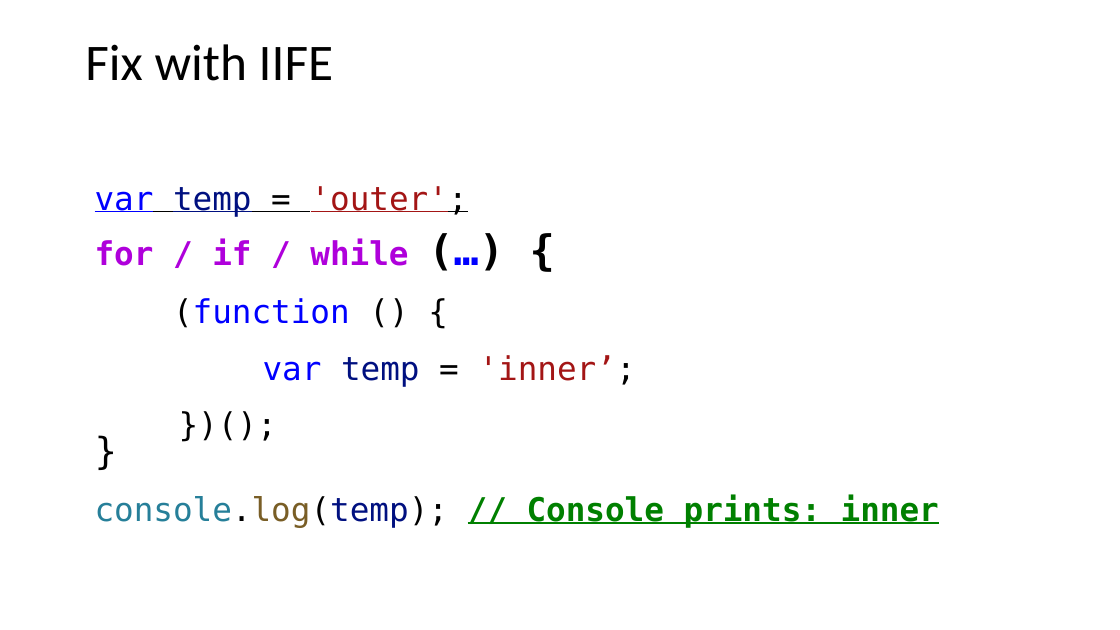
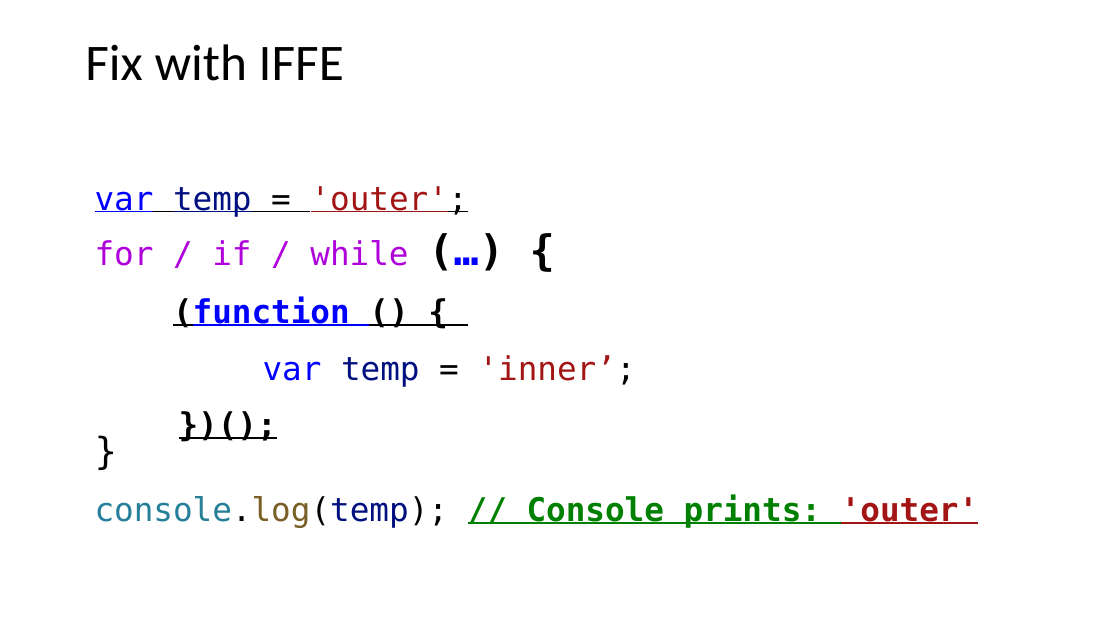
Before and after one commit to dankrz/JsTraining, a slide deck: slide 9 of JsTraining-presentation/JS Training.pptx. Drawn at 1120x630 pixels with LibreOffice and Linux fonts; fonts in the diff are those of the drawing. Boxes give left, top, right and bottom in pixels: in the first picture for what was removed or moved away, otherwise in the second. Text is boxed around its words. In the diff, an @@ line names an element or a change of style, - is before the commit and + after.

```diff
--- a/JsTraining-presentation/JS Training.pptx
+++ b/JsTraining-presentation/JS Training.pptx
@@ title at [85,44,344,81]: text changed @@
-Fix with IIFE
+Fix with IFFE
@@ text at [95,240,408,328]: bold off in "for / if / while"; bold on, underline on in "(function () {", "})();" @@
@@ text at [95,494,978,528]: text changed @@
-console.log(temp); // Console prints: inner
+console.log(temp); // Console prints: 'outer'
```
Also in this commit, not shown: 11 other slides changed, 8 slides added, 2 slides removed, 13 other files.
